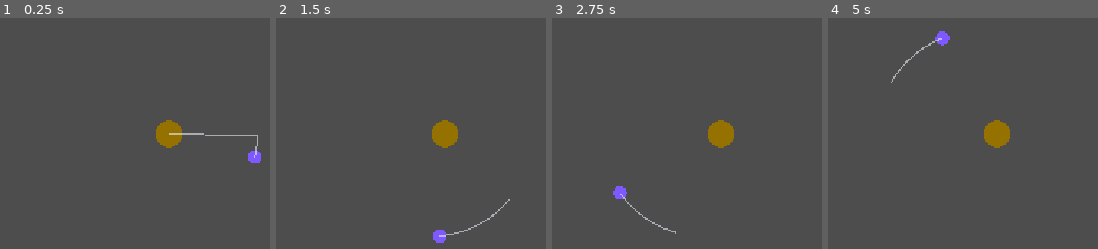
Above: before the commit, frames 1-4 (left to right).
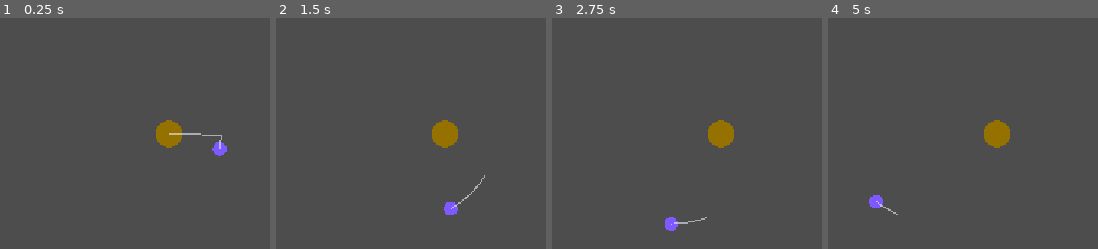
Above: after the commit, the same moments.

Repository: EvaPelko/AgriQuest
Game: Godot game, scene res://scenes/system.tscn
Two runs of this game, one before a commit and one after it. Both use one fixed random seed, a clock stepped at 60 frames per second and the inputs below.
Inputs:
- Up to frame 1 (0.25 s): no input
- Up to frame 2 (1.5 s): tap Enter at 1.25 s
- Up to frame 3 (2.75 s): no input
- Up to frame 4 (5 s): tap Space at 3.5 s

The runs differ from the first frame. In frame 1, 0.6% of the frame differs, in the area x 74-97%, y 49-63%; in frame 2, 0.7%, in the area x 58-87%, y 67-98%; in frame 3, 0.7%; in frame 4, 0.7%.

Commit message:
add Kepler's 3rd law

Diff:
--- a/solar-system/scenes/planet.gd
+++ b/solar-system/scenes/planet.gd
@@ -1,9 +1,14 @@
 extends AnimatableBody2D
 
 @export var semi_major_axis: float = 150.0  # Size of the orbit
-@export var eccentricity: float = 0.15     # Oval shape (0 = perfect circle, 0.9 = flat oval)
+@export var eccentricity: float = 0.5     # Oval shape (0 = perfect circle, 0.9 = flat oval)
 @export var max_trail_length: int = 50 # Controls how long the trail is
-@export var orbit_speed: float = 20000.0
+#@export var orbit_speed: float = 20000.0
+@export var star_gravity_strength: float = 500000.0
+# How many kilometers 1 pixel represents in the game universe
+@export var pixel_to_km_scale: float = 0.5
+
+@export var speed_label: Label
 
 var angle: float = 0.0
 @onready var line_2d: Line2D = $Line2D
@@ -13,26 +18,45 @@
 	line_2d.top_level = true
 
 func _process(delta: float) -> void:
-	# 1. Kepler's First Law formula: Calculate distance (radius) for the CURRENT angle first
+	# KEPLER'S FIRST LAW: THE LAW OF ELLIPSES
+	# Formula: r = (a * (1 - e^2)) / (1 + e * cos(θ))
 	var e_squared = eccentricity * eccentricity
+	# p = a * (1 - e^2)  [The semi-latus rectum]
 	var numerator = semi_major_axis * (1.0 - e_squared)
+	# 1 + e * cos(θ)
 	var denominator = 1.0 + (eccentricity * cos(angle))
+	# r = p / (1 + e * cos(θ))
 	var radius = numerator / denominator
 
-	# 2. Kepler's Second Law: Adjust the speed of the angle based on the radius
-	# Equal areas in equal times means: d_angle = (Constant / r^2) * delta
+	# KEPLER'S THIRD LAW: THE LAW OF HARMONIES
+	# Formula: T^2 = (4 * π^2 / μ) * a^3
+	var base_orbital_momentum = sqrt(star_gravity_strength * semi_major_axis * (1.0 - e_squared))
+
+	# KEPLER'S SECOND LAW: THE LAW OF EQUAL AREAS
+	# Formula: dθ/dt = h / r^2
 	if radius > 0.0:
-		var angular_velocity = orbit_speed / (radius * radius)
+		var angular_velocity = base_orbital_momentum / (radius * radius)
 		angle += angular_velocity * delta
 
-	# 3. Convert that distance and angle into standard X and Y coordinates
+		# --- CALCULATE SPEED FOR DISPLAY ---
+		var linear_speed_pixels = base_orbital_momentum / radius
+		var linear_speed_km = linear_speed_pixels * pixel_to_km_scale
+
+		# Update the label text if it has been assigned
+		if speed_label:
+
+			# "%.1f" rounds the speed to 1 decimal place
+			speed_label.text = "Planet Speed: " + str("%.1f" % linear_speed_km) + " km/s"
+			print(str("%.1f" % linear_speed_km))
+
+	# POSITIONING & RENDER LOGIC
+	# Conversion from polar coordinates (r, θ) to Cartesian coordinates (x, y)
+	# Formulas: x = r * cos(θ), y = r * sin(θ)
 	var x = radius * cos(angle)
 	var y = radius * sin(angle)
-
-	# 4. Move the planet locally relative to its parent "Orbit" node
 	position = Vector2(x, y)
 
-	# --- Simple Trail Logic ---
-	line_2d.add_point(global_position) # Add current position to the trail
+	# --- Trail Logic ---
+	line_2d.add_point(global_position)
 	if line_2d.get_point_count() > max_trail_length:
-		line_2d.remove_point(0) # Remove oldest position
+		line_2d.remove_point(0)
--- a/solar-system/scenes/planet.tscn
+++ b/solar-system/scenes/planet.tscn
@@ -8,8 +8,19 @@
 
 [node name="Planet" type="Node2D" unique_id=1024953742]
 
-[node name="AnimatableBody2D" type="AnimatableBody2D" parent="." unique_id=1389764719]
+[node name="CanvasLayer" type="CanvasLayer" parent="." unique_id=831644530]
+
+[node name="Label" type="Label" parent="CanvasLayer" unique_id=2012561616]
+offset_left = 60.0
+offset_top = -62.0
+offset_right = 100.0
+offset_bottom = -39.0
+text = "test"
+metadata/_edit_use_anchors_ = true
+
+[node name="AnimatableBody2D" type="AnimatableBody2D" parent="." unique_id=1389764719 node_paths=PackedStringArray("speed_label")]
 script = ExtResource("1_cktii")
+speed_label = NodePath("../CanvasLayer/Label")
 
 [node name="CollisionShape2D" type="CollisionShape2D" parent="AnimatableBody2D" unique_id=1826593461]
 shape = SubResource("CircleShape2D_pyfwd")
